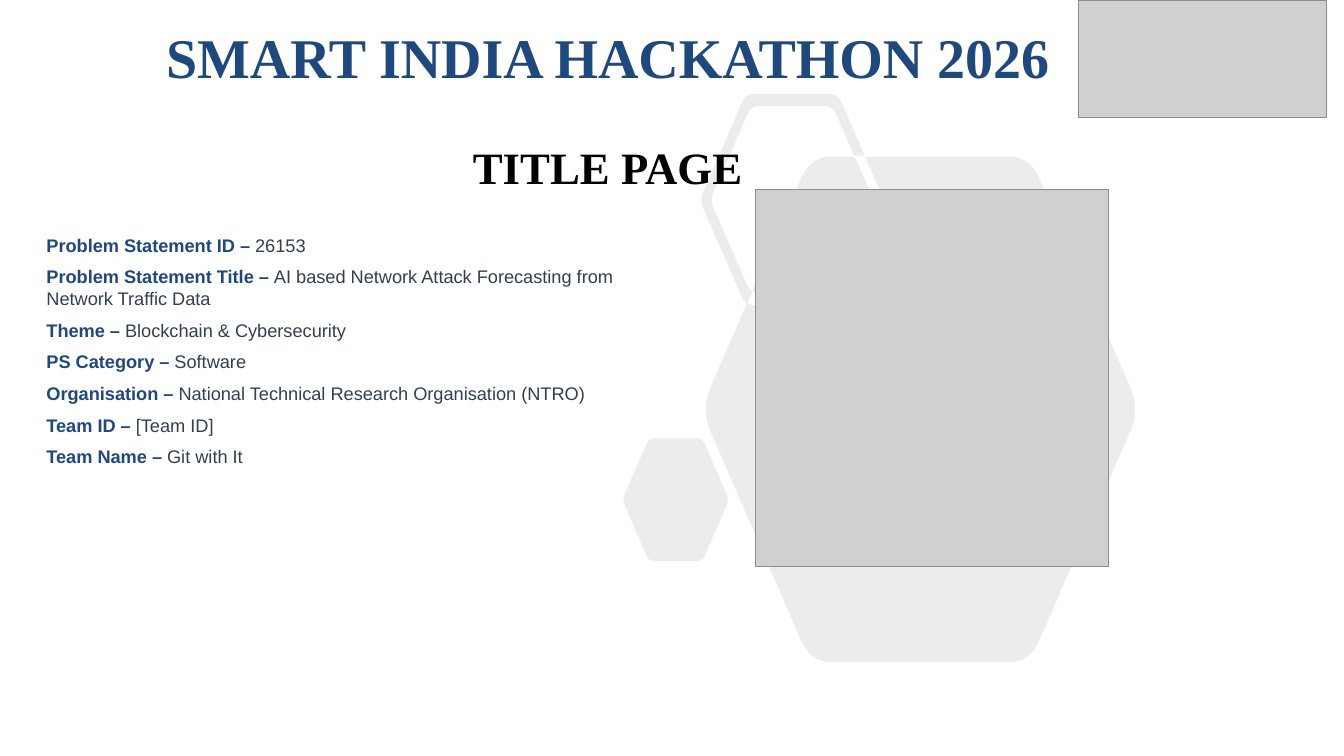
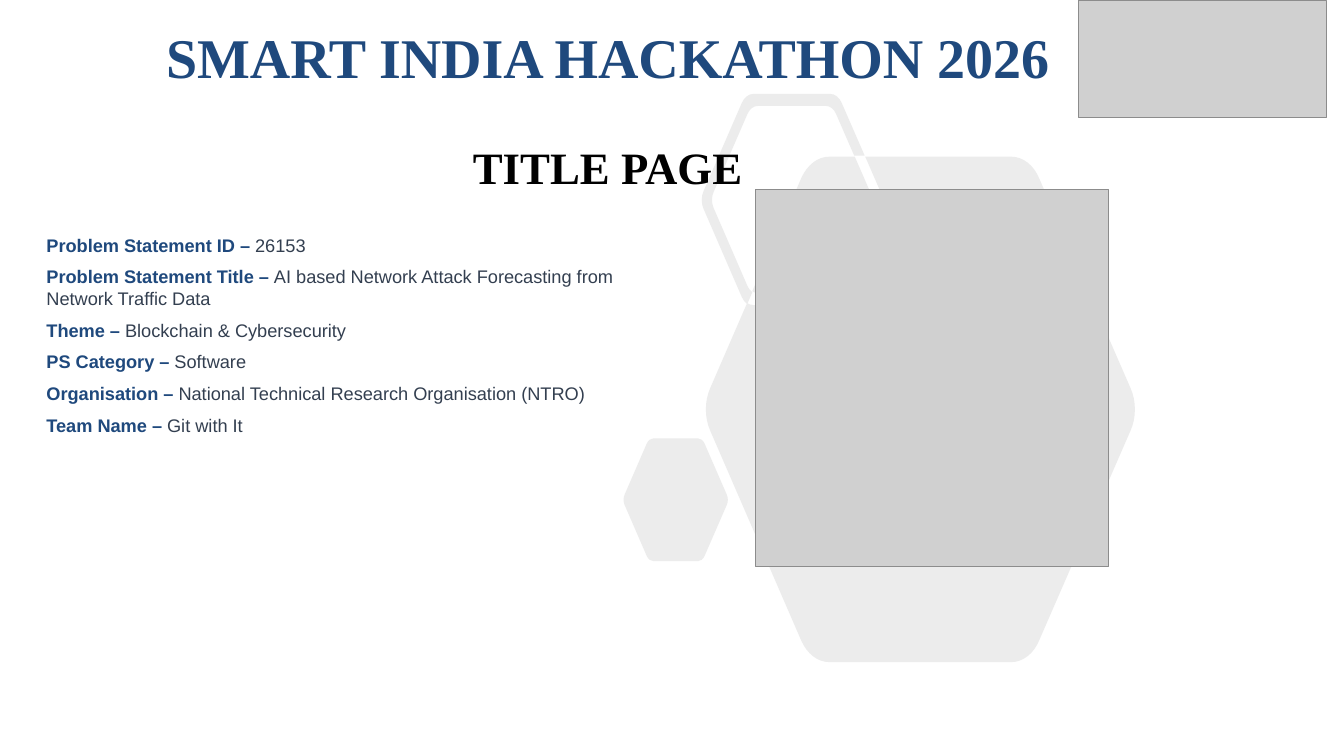
Before and after one commit to HowSuyash/AttackForecast, a slide deck: slide 1 of SIH2026_PS26153_Presentation.pptx. Drawn at 1344x756 pixels with LibreOffice and Linux fonts; fonts in the diff are those of the drawing; grey boxes stand for pictures. Boxes give left, top, right and bottom in pixels: in the first picture for what was removed or moved away, otherwise in the second. Text is boxed around its words. In the diff, an @@ line names an element or a change of style, - is before the commit and + after.

Commit message:
Omit title-slide rows that have no value yet
The deck shipped with a line reading "Team ID - [Team ID]", which looks like an
unfilled template rather than a pending field. Rows whose value is empty or
still bracketed are now dropped, so the slide reads as finished; --team-id puts
the line back once the ID is assigned.

```diff
--- a/SIH2026_PS26153_Presentation.pptx
+++ b/SIH2026_PS26153_Presentation.pptx
@@ text at (46, 418, 213, 436): paragraph removed @@
-Team ID – [Team ID]
```
Also in this commit, not shown: 2 other files.
